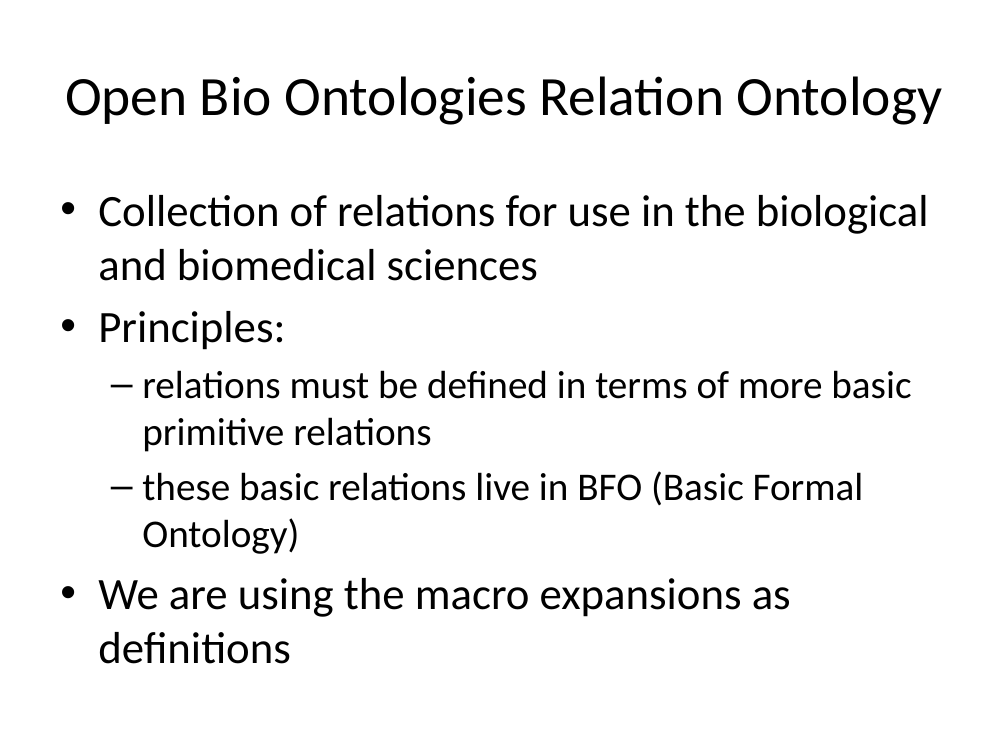
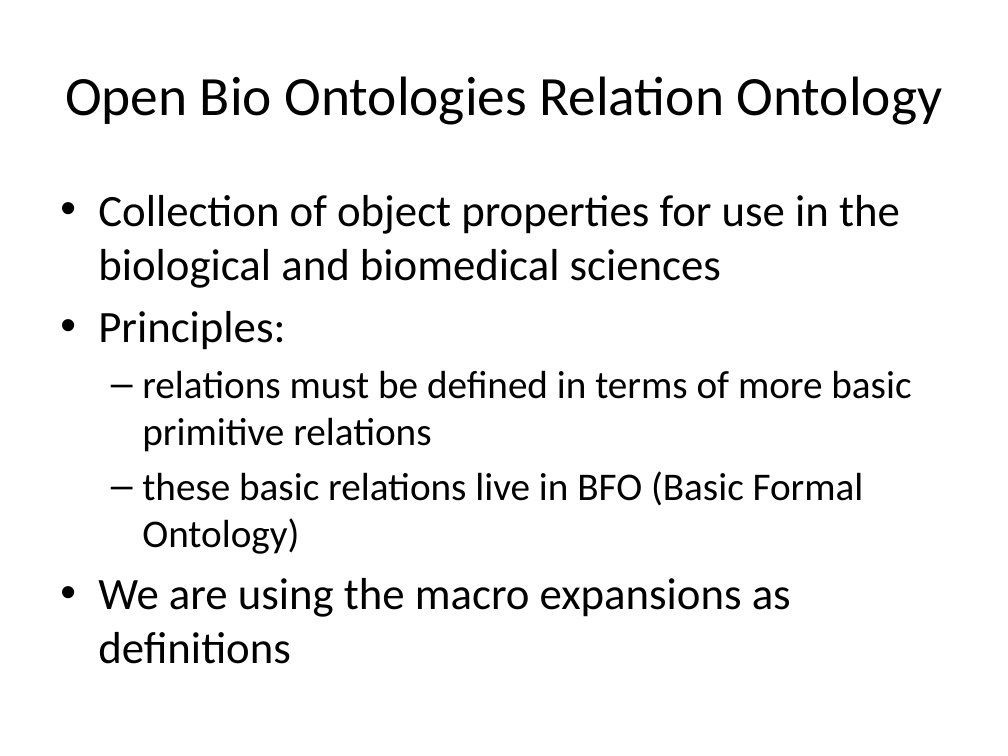
Before and after one commit to cmungall/obo2owl, a slide deck: slide 21 of papers/owled-macros-panel.pptx. Drawn at 1008x756 pixels with LibreOffice and Linux fonts; fonts in the diff are those of the drawing. Boxes give left, top, right and bottom in pixels: in the first picture for what was removed or moved away, otherwise in the second. Text is boxed around its words. In the diff, an @@ line names an element or a change of style, - is before the commit and + after.

```diff
--- a/papers/owled-macros-panel.pptx
+++ b/papers/owled-macros-panel.pptx
@@ text at (98,195,900,288): text changed @@
-• Collection of relations for use in the biological and biomedical sciences
+• Collection of object properties for use in the biological and biomedical sciences
```
Also in this commit, not shown: 5 other slides changed.
